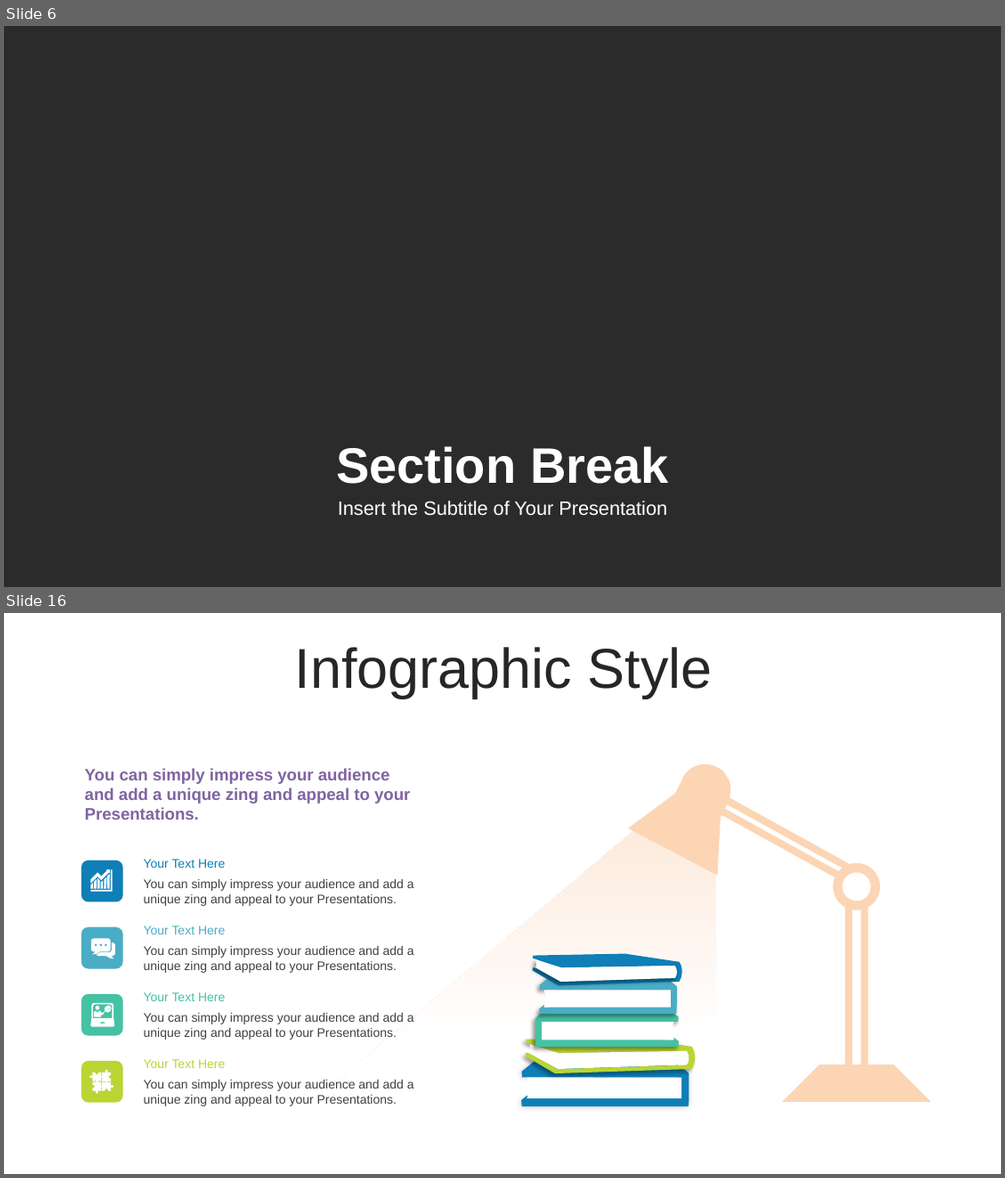
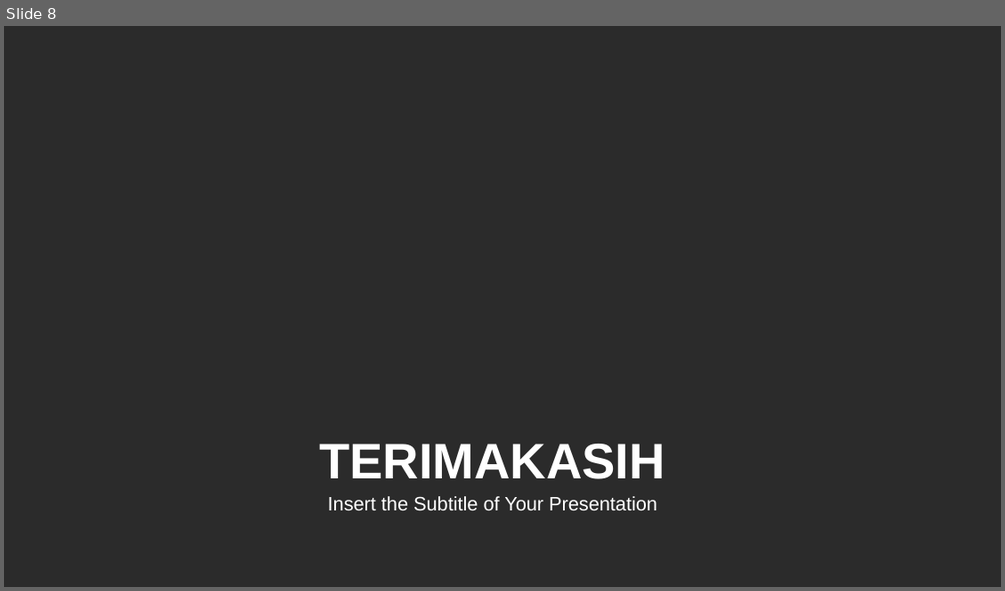
Before and after one commit to ridwan-bvk/SAKOLA-PASCA, a slide deck: SEMESTER2/METODE PENELITIAN/TUGAS/PRESENTASI - PROPOSAL THESIS.pptx. Shown one above the other, each under a label of ours: slides 6 and 16 before the commit, slide 8 after it; the slides between them are not shown. The pictures are 1005x1178 and 1005x591 pixels, drawn with LibreOffice and Linux fonts; fonts in the diff are those of the drawing; background and template pictures are left out; a plain dark background stands for a picture behind light text. Boxes give left, top, right and bottom in pixels: in the first picture for what was removed or moved away, otherwise in the second. Text is boxed around its words. In the diff, an @@ line names an element or a change of style, - is before the commit and + after.

```diff
--- a/SEMESTER2/METODE PENELITIAN/TUGAS/PRESENTASI - PROPOSAL THESIS.pptx
+++ b/SEMESTER2/METODE PENELITIAN/TUGAS/PRESENTASI - PROPOSAL THESIS.pptx
@@ slide 16 removed at [4, 613, 1001, 1174], background #FFFFFF @@
@@ text removed at [295, 647, 712, 698] @@
-Infographic Style
@@ text removed at [85, 768, 410, 819] @@
-You can simply impress your audience and add a unique zing and appeal to your Presentations.
@@ rounded rectangle removed at [81, 860, 123, 902] @@
@@ freeform shape removed at [85, 864, 123, 902] @@
@@ text removed at [144, 859, 225, 868] @@
-Your Text Here
@@ text removed at [144, 879, 414, 906] @@
-You can simply impress your audience and add a unique zing and appeal to your Presentations.
@@ rounded rectangle removed at [81, 927, 123, 969] @@
@@ text removed at [144, 925, 225, 934] @@
-Your Text Here
@@ freeform shape removed at [91, 938, 115, 959] @@
@@ text removed at [144, 946, 414, 973] @@
-You can simply impress your audience and add a unique zing and appeal to your Presentations.
@@ group removed at [521, 953, 695, 1106]: 10 freeform shapes @@
@@ rounded rectangle removed at [81, 994, 123, 1036] @@
@@ freeform shape removed at [90, 1003, 114, 1027] @@
@@ text removed at [144, 992, 225, 1001] @@
-Your Text Here
@@ text removed at [144, 1013, 414, 1039] @@
-You can simply impress your audience and add a unique zing and appeal to your Presentations.
@@ group removed at [301, 744, 931, 1174]: 4 rectangles, 2 freeform shapes, 2 ellipses, 1 diag stripe @@
@@ rounded rectangle removed at [81, 1061, 123, 1103] @@
@@ text removed at [144, 1059, 225, 1068] @@
-Your Text Here
@@ freeform shape removed at [89, 1070, 113, 1093] @@
@@ text removed at [144, 1079, 414, 1106] @@
-You can simply impress your audience and add a unique zing and appeal to your Presentations.
@@ what was slide 6 is now slide 8 @@
@@ slide 8 changed as well @@
@@ text at [319, 443, 665, 479]: text changed @@
-Section Break
+TERIMAKASIH
@@ text "Insert the Subtitle of Your ...": place and size @@
-text "Insert the Subtitle of Your ..." at [338, 500, 667, 516]
+text "Insert the Subtitle of Your ..." at [328, 496, 657, 511]
```
Also in this commit, not shown: 3 other slides changed, 4 slides added, 44 other slides removed, 25 other files.
